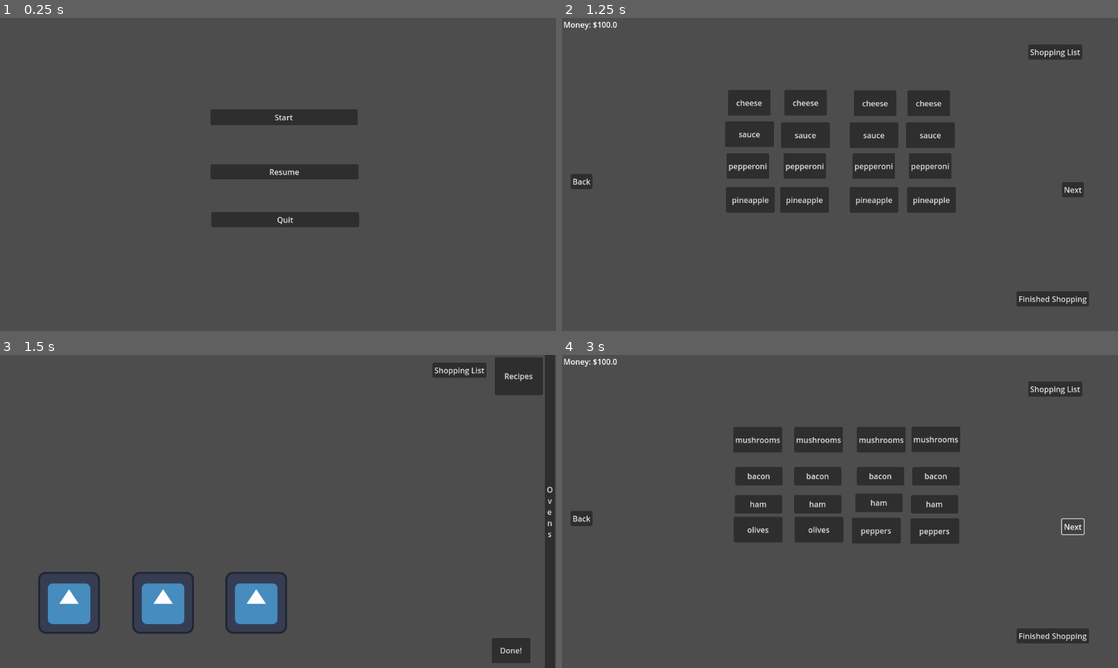
Above: before the commit, frames 1-4 (two rows, left to right).
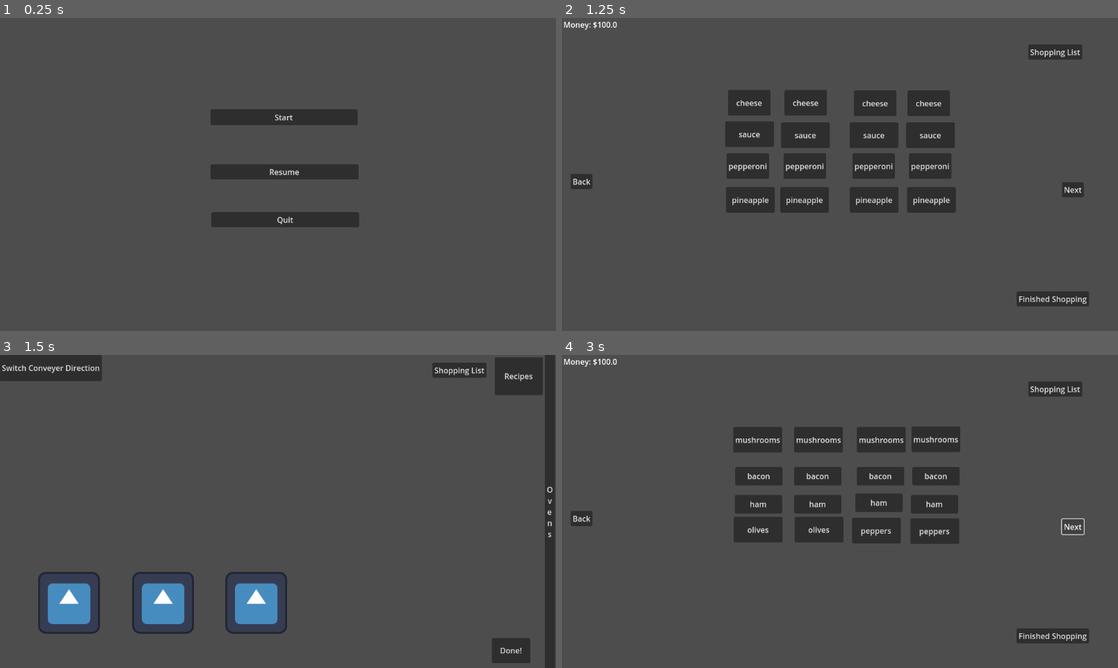
Above: after the commit, the same moments.

Repository: Leone2004/LandLockedLigersGame
Game: Godot game, scene res://Scenes/mainmenu.tscn
Same seed, same stepped clock (60 frames per second), same inputs: the game is played once before the commit and once after it. The engine's default icon, where the game draws it, is replaced by a stand-in: a white triangle on a blue panel in a dark square.
Inputs:
- Up to frame 1 (0.25 s): no input
- Up to frame 2 (1.25 s): click "Start" at 0.5 s
- Up to frame 3 (1.5 s): click "Finished Shopping" at 1.25 s
- Up to frame 4 (3 s): click "Done!" at 2 s; click "Next" at 2.75 s

Frames 1-2 are identical in both runs. In frame 3, 1.4% of the frame differs, in the area x 0-19%, y 0-9%; in frame 4, nothing differs.

Commit message:
added conveyer direction switcher

Diff:
--- a/cookingupsuccessgame/Scenes/cooking.tscn
+++ b/cookingupsuccessgame/Scenes/cooking.tscn
@@ -7,7 +7,7 @@
 [ext_resource type="PackedScene" uid="uid://dvhspowe5pn6t" path="res://Scenes/shopping_list.tscn" id="5_iv1kd"]
 
 [sub_resource type="RectangleShape2D" id="RectangleShape2D_iv1kd"]
-size = Vector2(305, 106)
+size = Vector2(240, 106)
 
 [node name="CookingScene" type="Node2D"]
 script = ExtResource("1_v6t1i")
@@ -54,6 +54,11 @@
 text = "Done!"
 autowrap_mode = 3
 metadata/_edit_use_anchors_ = true
+
+[node name="Conveyer Direction Switch" type="Button" parent="CanvasLayer"]
+offset_right = 152.0
+offset_bottom = 54.0
+text = "Switch Conveyer Direction"
 
 [node name="RecipeBook" type="CanvasLayer" parent="CanvasLayer"]
 
@@ -151,7 +156,7 @@
 [node name="ShoppingListScene" parent="." instance=ExtResource("5_iv1kd")]
 
 [node name="Conveyer Belt" type="Area2D" parent="."]
-position = Vector2(584, -88)
+position = Vector2(584, -104)
 
 [node name="Conveyer Collision" type="CollisionShape2D" parent="Conveyer Belt"]
 shape = SubResource("RectangleShape2D_iv1kd")
@@ -161,6 +166,7 @@
 [connection signal="pressed" from="CanvasLayer/RecipeButton" to="." method="_on_recipe_pressed"]
 [connection signal="pressed" from="CanvasLayer/ShoppingList" to="." method="_on_shopping_list_pressed"]
 [connection signal="pressed" from="CanvasLayer/Button2" to="." method="_on_nextday_pressed"]
+[connection signal="pressed" from="CanvasLayer/Conveyer Direction Switch" to="." method="_on_conveyer_direction_switch_pressed"]
 [connection signal="pressed" from="CanvasLayer/RecipeBook/Previous" to="." method="_on_previous_pressed"]
 [connection signal="pressed" from="CanvasLayer/RecipeBook/Next" to="." method="_on_next_pressed"]
 [connection signal="area_entered" from="Conveyer Belt" to="." method="_on_conveyer_belt_area_entered"]
--- a/cookingupsuccessgame/Scripts/CookingScene.gd
+++ b/cookingupsuccessgame/Scripts/CookingScene.gd
@@ -7,6 +7,7 @@
 var recipes: Array[Array] = [] # recipes[i][0] is name. recipes[i][1] is ingredients subarray
 var current_recipe: int = 0
 var nodes_on_conveyer: Array[Node2D] = []
+var conveyer_direction: int = 1
 
 @onready var recipe: RichTextLabel = $"CanvasLayer/RecipeBook/Current Recipe"
 @onready var recipe_book_layer: CanvasLayer = $CanvasLayer/RecipeBook
@@ -452,4 +453,7 @@
 
 func update_conveyer(time_delta: float) -> void: # called from _process(delta)
 	for node in nodes_on_conveyer:
-		node.position += Vector2(1,0) * conveyer_speed * time_delta
+		node.position += Vector2(1,0) * conveyer_speed * time_delta * conveyer_direction
+
+func _on_conveyer_direction_switch_pressed() -> void:
+	conveyer_direction *= -1
